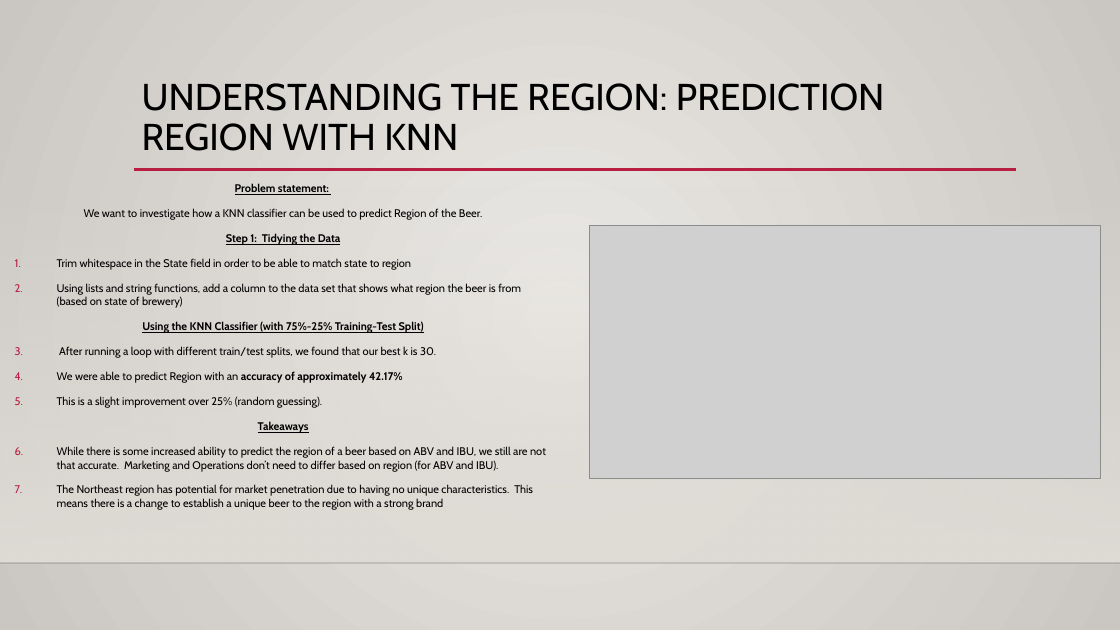
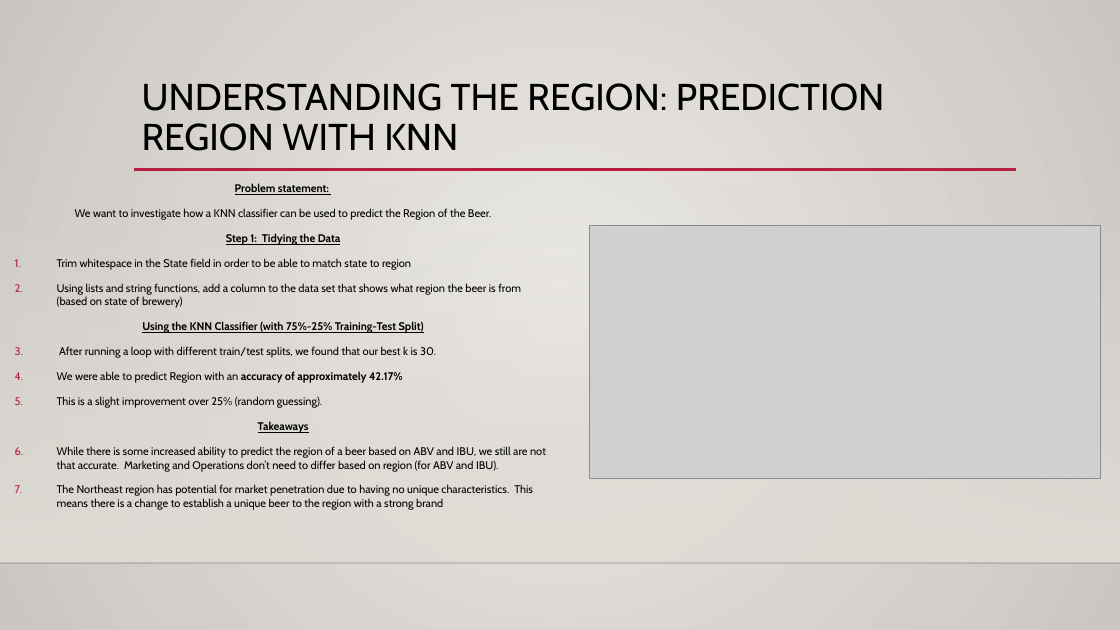
Before and after one commit to sajmera9/BeerCaseStudy1, a slide deck: slide 12 of CaseStudy1_Final_Presentation.pptx. Drawn at 1120x630 pixels with LibreOffice and Linux fonts; fonts in the diff are those of the drawing; grey boxes stand for pictures; background and template pictures are left out. Boxes give left, top, right and bottom in pixels: in the first picture for what was removed or moved away, otherwise in the second. Text is boxed around its words. In the diff, an @@ line names an element or a change of style, - is before the commit and + after.

```diff
--- a/CaseStudy1_Final_Presentation.pptx
+++ b/CaseStudy1_Final_Presentation.pptx
@@ text at <box>75,208,491,220</box>: text changed @@
-We want to investigate how a KNN classifier can be used to predict Region of the Beer.
+We want to investigate how a KNN classifier can be used to predict the Region of the Beer.
```
Also in this commit, not shown: 1 other slide changed, 1 other file.
